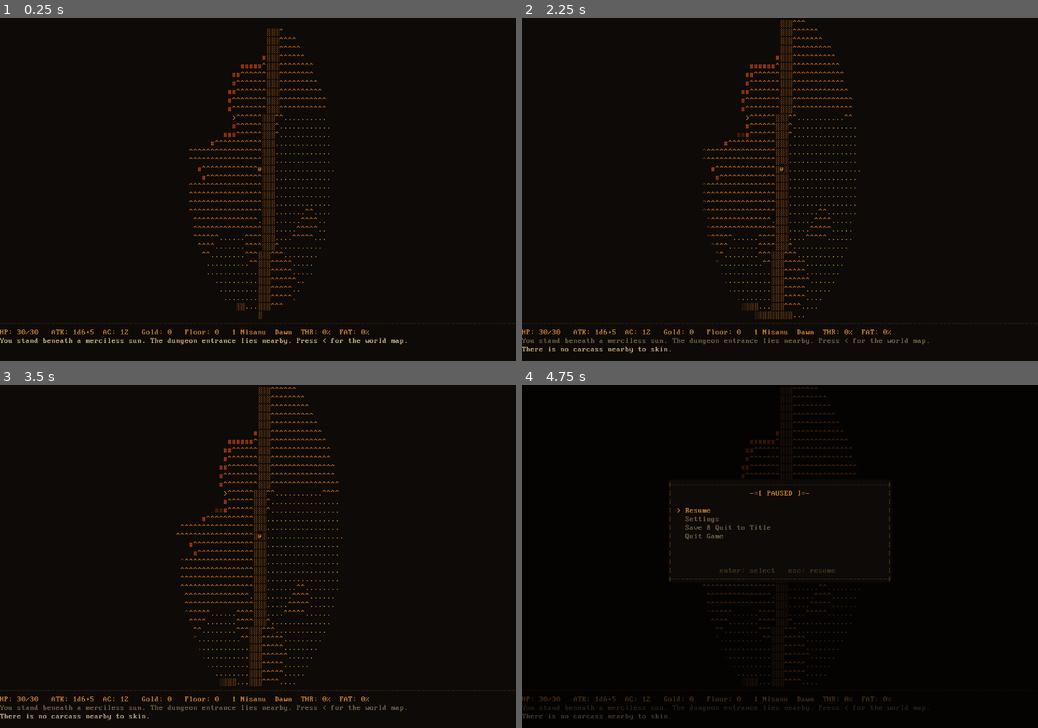
Above: before the commit, frames 1-4 (two rows, left to right).
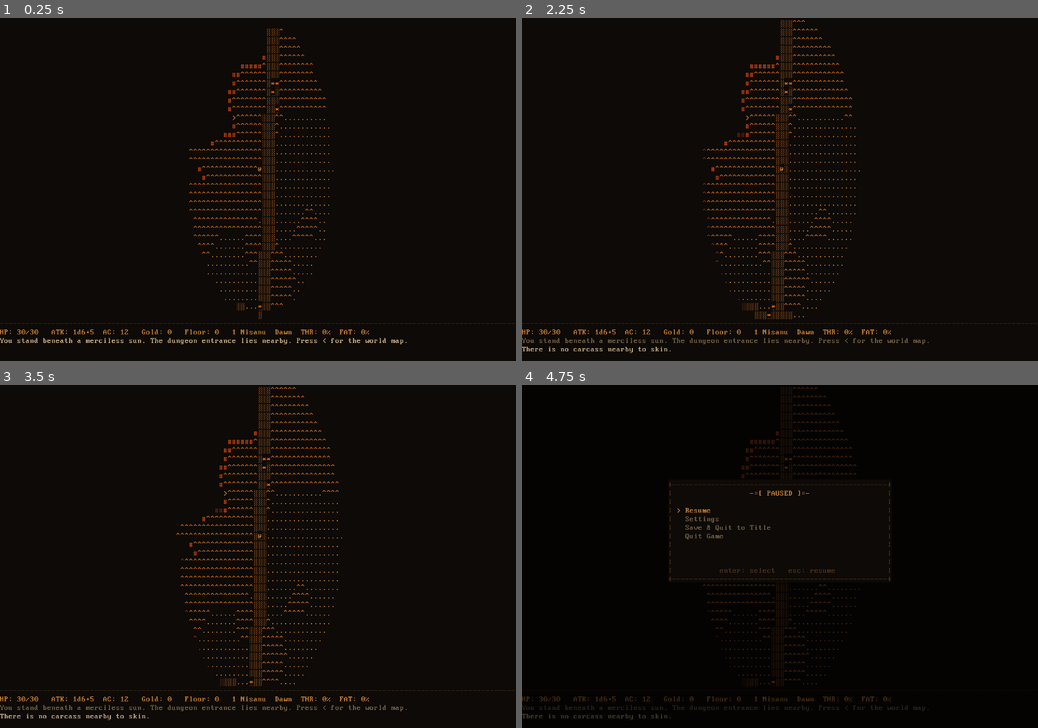
Above: after the commit, the same moments.

Repository: kpweaver/bronze-age-traders
Game: Godot game, scene res://main.tscn
Same seed, same stepped clock (60 frames per second), same inputs: the game is played once before the commit and once after it. This scene is started directly instead of the project's main scene.
Inputs:
- Up to frame 1 (0.25 s): no input
- Up to frame 2 (2.25 s): tap Enter at 0.5, 2 s; hold Right 0.53-1.28 s; tap U at 0.6 s; tap Space at 0.77, 1.25, 1.52 s; tap G at 0.8, 1.35 s; hold S 1.28-2.03 s; tap T at 1.55, 2.1 s; hold Right from 2.03 s (still down)
- Up to frame 3 (3.5 s): tap R at 2.3, 2.85 s; tap Space at 2.75, 3.02 s; release Right at 2.78 s; hold Up from 2.78 s (still down); tap U at 3.05 s
- Up to frame 4 (4.75 s): tap Enter at 3.5 s; release Up at 3.53 s; hold A from 3.53 s (still down); tap U at 3.6 s; tap Space at 3.77, 4.52 s; tap G at 3.8, 4.35 s; tap Escape at 4.15 s; tap T at 4.55 s

The runs differ from the first frame. In frame 1, less than 0.1% of the frame differs, in the area x 50-55%, y 17-85%; in frame 2, less than 0.1%, in the area x 45-53%, y 17-88%; in frame 3, less than 0.1%; in frame 4, less than 0.1%.

Commit message:
Add light sources, rename CLAUDE.md to AGENT.md (gitignored)
- Torches: equipment slot 'light', FOV=3, 5000-turn burnout; player starts with one
- Permanent braziers in village plazas, road torches every ~25 tiles
- Static light fixtures expand FOV additively when visible (compute_fov_additive)
- Status bar shows LIT: Xt; inventory shows burn remaining; u key unequips light slot
- Merchants and caravan guards sell torches (5g)
- STR modifier wired into attack to-hit and damage rolls
- All NPCs have full stat blocks (str/dex/con/int/wis/cha, base_hp, level, attack_speed)
- Rename CLAUDE.md → AGENT.md (gitignored); replace Claude-specific language with generic agent directives

Co-Authored-By: Claude Sonnet 4.6 <noreply@anthropic.com>

Diff:
--- a/content/items.gd
+++ b/content/items.gd
@@ -186,6 +186,14 @@
 		"base_value": 22, "material": "horn",
 	},
 
+	# ── Light sources  (slot: "light") ──────────────────────────────────────
+	"torch": {
+		"char": "f", "cr": 1.0, "cg": 0.65, "cb": 0.15,
+		"name": "torch", "category": 3, "slot": "light",
+		"base_value": 4, "material": "reed",
+		"light_fov": 3, "burn_turns": 5000,
+	},
+
 	# ── Weapons  (slot: "weapon") ─────────────────────────────────────────────
 	"dagger": {
 		"char": ")", "cr": 0.78, "cg": 0.72, "cb": 0.55,
--- a/content/npcs.gd
+++ b/content/npcs.gd
@@ -40,6 +40,7 @@
 			{"item_type": "olive_oil",    "qty": 3, "price": 7},
 			{"item_type": "pottery",      "qty": 4, "price": 4},
 			{"item_type": "wheat",        "qty": 6, "price": 3},
+			{"item_type": "torch",        "qty": 4, "price": 5},
 		],
 		"spawn_weight": 3,
 	},
@@ -186,6 +187,7 @@
 			{"item_type": "leather_vest", "qty": 1, "price": 18},
 			{"item_type": "leather_boots","qty": 2, "price": 9},
 			{"item_type": "leather_cap",  "qty": 1, "price": 7},
+			{"item_type": "torch",        "qty": 3, "price": 5},
 		],
 		"spawn_weight": 2,
 	},
--- a/scripts/ascii_map.gd
+++ b/scripts/ascii_map.gd
@@ -402,7 +402,7 @@
 		queue_redraw()
 		return
 
-	# w/b/f/h — unequip slot (unshifted only).
+	# w/b/f/h/l — unequip slot (unshifted only).
 	if not event.shift_pressed:
 		var unequip_slot := ""
 		match key:
@@ -410,6 +410,7 @@
 			KEY_B: unequip_slot = ItemClass.SLOT_BODY
 			KEY_F: unequip_slot = ItemClass.SLOT_FEET
 			KEY_H: unequip_slot = ItemClass.SLOT_HEAD
+			KEY_U: unequip_slot = ItemClass.SLOT_LIGHT
 		if unequip_slot != "":
 			var msg: String = _player.unequip(unequip_slot)
 			if msg != "":
@@ -779,15 +780,20 @@
 	var hp_color       := C_STATUS.lerp(Color(0.8, 0.15, 0.05), 1.0 - hp_frac)
 	var wpn     = _player.equipped.get(ItemClass.SLOT_WEAPON)
 	var wpn_str := ("  WPN: %s" % (wpn as ItemClass).name) if wpn != null else ""
+	var lit     = _player.equipped.get(ItemClass.SLOT_LIGHT)
+	var lit_str := ""
+	if lit != null:
+		var lt := lit as ItemClass
+		lit_str = "  LIT: %dt" % lt.value if lt.burn_turns > 0 else "  LIT"
 	var cal_str: String   = _world.get_calendar_string()
 	var phase_str: String = _world.get_day_phase()
 	var thr_pct: int      = int(float(_player.thirst)  / float(ActorClass.THIRST_MAX)  * 100.0)
 	var fat_pct: int      = int(float(_player.fatigue) / float(ActorClass.FATIGUE_MAX) * 100.0)
 	var thr_str: String   = ("  THR: %d%%" % thr_pct) if _floor == 0 else ""
 	var fat_str: String   = "  FAT: %d%%" % fat_pct
-	var status := "HP: %d/%d   ATK: 1d6+%d  AC: %d   Gold: %d   Floor: %d   %s  %s%s%s%s" % [
+	var status := "HP: %d/%d   ATK: 1d6+%d  AC: %d   Gold: %d   Floor: %d   %s  %s%s%s%s%s" % [
 		_player.hp, _player.max_hp, _player.power + _player.total_attack_bonus,
-		_player.ac, _player.gold, _floor, cal_str, phase_str, thr_str, fat_str, wpn_str
+		_player.ac, _player.gold, _floor, cal_str, phase_str, thr_str, fat_str, wpn_str, lit_str
 	]
 	_puts(0, STATUS_ROW, status, hp_color)
 
@@ -894,6 +900,7 @@
 		[ItemClass.SLOT_BODY,   "b) BODY  "],
 		[ItemClass.SLOT_FEET,   "f) FEET  "],
 		[ItemClass.SLOT_HEAD,   "h) HEAD  "],
+		[ItemClass.SLOT_LIGHT,  "u) LIGHT "],
 	]
 	for si in range(slot_rows.size()):
 		var sdata: Array  = slot_rows[si]
@@ -905,12 +912,14 @@
 			var bonus_str := ""
 			if eq_item.attack_bonus  > 0: bonus_str = "  (+%d atk)" % eq_item.attack_bonus
 			if eq_item.defense_bonus > 0: bonus_str = "  (+%d def)" % eq_item.defense_bonus
+			if s_key == ItemClass.SLOT_LIGHT and eq_item.burn_turns > 0:
+				bonus_str = "  (%dt left)" % eq_item.value
 			_puts(EQUIP_X, BOX_Y + 4 + si * 2,
 				"%s: %-20s%s" % [s_lbl, eq_item.name, bonus_str], C_MSG_RECENT)
 		else:
 			_puts(EQUIP_X, BOX_Y + 4 + si * 2, "%s: -" % s_lbl, C_MSG_OLD)
 
-	var hint := "[a-t] use / equip / read   [w/b/f/h] unequip   [Esc] close"
+	var hint := "[a-t] use / equip / read   [w/b/f/h/u] unequip   [Esc] close"
 	_puts(BOX_X + ((BOX_W - hint.length()) >> 1), BOX_Y + BOX_H - 2, hint, C_DIVIDER)
 
 
@@ -1089,7 +1098,7 @@
 	r += 1
 	_puts(COL2, r, "INVENTORY", C_STATUS); r += 1
 	_help_row(COL2, r, "a-t",    "use / equip item"); r += 1
-	_help_row(COL2, r, "w/b/f/h","unequip slot");     r += 1
+	_help_row(COL2, r, "w/b/f/h/u","unequip slot");   r += 1
 	r += 1
 	_puts(COL2, r, "TRADE", C_STATUS); r += 1
 	_help_row(COL2, r, "a-z",       "buy item");  r += 1
--- a/scripts/entities/actor.gd
+++ b/scripts/entities/actor.gd
@@ -61,6 +61,7 @@
 	"body":   null,
 	"feet":   null,
 	"head":   null,
+	"light":  null,
 }
 
 var is_alive: bool:
--- a/scripts/entities/entity.gd
+++ b/scripts/entities/entity.gd
@@ -7,7 +7,8 @@
 var color: Color
 var name: String
 var blocks_movement: bool
-var game_map  # GameMap — untyped to avoid circular dependency
+var game_map        # GameMap — untyped to avoid circular dependency
+var light_radius: int = 0  # > 0 for placed light fixtures (braziers, road torches)
 
 
 func _init(
--- a/scripts/entities/item.gd
+++ b/scripts/entities/item.gd
@@ -20,6 +20,7 @@
 const SLOT_BODY   := "body"
 const SLOT_FEET   := "feet"
 const SLOT_HEAD   := "head"
+const SLOT_LIGHT  := "light"
 
 # ---------------------------------------------------------------------------
 # Usable item types
@@ -80,6 +81,11 @@
 const TYPE_BRONZE_HELMET  := "bronze_helmet"
 
 # ---------------------------------------------------------------------------
+# Light sources  (SLOT_LIGHT)
+# ---------------------------------------------------------------------------
+const TYPE_TORCH := "torch"
+
+# ---------------------------------------------------------------------------
 # Instance fields
 # ---------------------------------------------------------------------------
 var item_type: String  = ""
@@ -95,6 +101,9 @@
 
 var attack_bonus: int  = 0   # equipment — added to attacker's damage roll
 var defense_bonus: int = 0   # equipment — added to wearer's AC
+
+var light_fov: int     = 0   # light sources — FOV radius when equipped and lit
+var burn_turns: int    = 0   # light sources — max lifetime in turns (0 = infinite)
 
 var text: String       = ""  # readable items — full text shown in the reader screen
 
@@ -113,10 +122,15 @@
 	dice_sides   = int(d.get("dice_sides", 0))
 	attack_bonus  = int(d.get("attack_bonus",  0))
 	defense_bonus = int(d.get("defense_bonus", 0))
+	light_fov     = int(d.get("light_fov",    0))
+	burn_turns    = int(d.get("burn_turns",   0))
 	text          = str(d.get("text", ""))
 	# Gold coins carry a runtime quantity — use p_value directly.
 	if category == CATEGORY_GOLD:
 		value = p_value
+	# Light sources use value as burn_remaining; restore saved value or seed from burn_turns.
+	elif slot == SLOT_LIGHT and burn_turns > 0:
+		value = p_value if p_value > 0 else burn_turns
 
 	super._init(p_pos, ch, col, nm, false)
 
--- a/scripts/game_world.gd
+++ b/scripts/game_world.gd
@@ -160,6 +160,10 @@
 	ow_map.entities.append(player)
 	map   = ow_map
 	party = [player]
+
+	# Player starts with one torch in their pack.
+	var starting_torch := ItemClass.new(player.pos, ItemClass.TYPE_TORCH, 0)
+	player.inventory.append(starting_torch)
 
 	map.compute_fov(player.pos.x, player.pos.y, overworld_fov())
 	add_msg("You stand beneath a merciless sun. The dungeon entrance lies nearby. Press < for the world map.")
@@ -189,6 +193,7 @@
 	GameState.road_chunks  = ProcgenClass.generate_roads(
 			GameState.villages, GameState.WORLD_W, GameState.WORLD_H)
 	party = [player]
+	_recompute_fov()
 	add_msg("You return to where you left off...")
 	map_changed.emit()
 
@@ -272,14 +277,47 @@
 				return
 
 
+func player_light_fov() -> int:
+	var torch = player.equipped.get(ItemClass.SLOT_LIGHT)
+	if torch == null:
+		return 0
+	var t := torch as ItemClass
+	if t.light_fov > 0 and t.value > 0:
+		return t.light_fov
+	return 0
+
+
+func _recompute_fov() -> void:
+	var base_fov: int
+	if map.map_type == GameMapClass.MAP_OVERWORLD:
+		base_fov = overworld_fov()
+	else:
+		base_fov = FOV_RADIUS
+	var fov: int = maxi(base_fov, player_light_fov())
+	map.compute_fov(player.pos.x, player.pos.y, fov)
+	# Expand FOV for any visible static light fixtures (braziers, road torches).
+	for e in map.entities:
+		if e.light_radius > 0 and map.is_in_bounds(e.pos.x, e.pos.y) \
+				and map.visible[e.pos.y][e.pos.x]:
+			map.compute_fov_additive(e.pos.x, e.pos.y, e.light_radius)
+
+
+func _tick_torch() -> void:
+	var torch = player.equipped.get(ItemClass.SLOT_LIGHT)
+	if torch == null:
+		return
+	var t := torch as ItemClass
+	if t.burn_turns > 0 and t.value > 0:
+		t.value -= 1
+		if t.value == 0:
+			add_msg("Your torch gutters and dies. Darkness closes in.")
+			player.equipped[ItemClass.SLOT_LIGHT] = null
+
+
 func end_turn() -> void:
-	var fov: int
-	if map.map_type == GameMapClass.MAP_OVERWORLD:
-		fov = overworld_fov()
-	else:
-		fov = FOV_RADIUS
-	map.compute_fov(player.pos.x, player.pos.y, fov)
+	_recompute_fov()
 	turn += 1
+	_tick_torch()
 	if depth == 0:
 		_drain_thirst()
 	_drain_fatigue()
@@ -411,7 +449,7 @@
 	player.game_map = map
 	map.entities.append(player)
 
-	map.compute_fov(player.pos.x, player.pos.y, overworld_fov())
+	_recompute_fov()
 	var arrival_v: Variant = get_village_at_chunk(chunk.x, chunk.y)
 	if arrival_v != null:
 		add_msg("You enter %s." % arrival_v.name)
@@ -530,7 +568,7 @@
 		up_stairs.game_map = map
 		map.entities.append(up_stairs)
 
-	map.compute_fov(player.pos.x, player.pos.y, FOV_RADIUS)
+	_recompute_fov()
 	add_msg("You descend to floor %d. The air grows heavier." % depth)
 	map_changed.emit()
 
@@ -573,8 +611,7 @@
 			player.game_map = map
 			map.entities.append(player)
 
-	var fov := overworld_fov() if map.map_type == GameMapClass.MAP_OVERWORLD else FOV_RADIUS
-	map.compute_fov(player.pos.x, player.pos.y, fov)
+	_recompute_fov()
 	if depth == 0:
 		add_msg("You emerge into the blinding light of the open desert.")
 	else:
--- a/scripts/map/game_map.gd
+++ b/scripts/map/game_map.gd
@@ -94,6 +94,24 @@
 				explored[ty][tx] = true
 
 
+# Like compute_fov but does NOT clear the visible array first.
+# Used to add light from static sources (braziers, road torches) on top of the
+# player's own FOV without erasing what they can already see.
+func compute_fov_additive(ox: int, oy: int, radius: int) -> void:
+	var r2 := radius * radius
+	for dy in range(-radius, radius + 1):
+		for dx in range(-radius, radius + 1):
+			if dx * dx + dy * dy > r2:
+				continue
+			var tx := ox + dx
+			var ty := oy + dy
+			if not is_in_bounds(tx, ty):
+				continue
+			if _has_los(ox, oy, tx, ty):
+				visible[ty][tx] = true
+				explored[ty][tx] = true
+
+
 # Bresenham LOS — transparent intermediate tiles only.
 # Destination is always reachable (you can see the wall that blocks you).
 func _has_los(x0: int, y0: int, x1: int, y1: int) -> bool:
--- a/scripts/map/procgen.gd
+++ b/scripts/map/procgen.gd
@@ -355,13 +355,19 @@
 				if t == GameMapClass.TILE_ROCK or t == GameMapClass.TILE_WATER:
 					map.tiles[y][x] = GameMapClass.TILE_SAND
 
+	# Deterministic per-chunk RNG for light placement.
+	var rng_lights := RandomNumberGenerator.new()
+	rng_lights.seed = world_seed ^ (world_x * 97531) ^ (world_y * 13579)
+
 	# Roads carved first so village buildings are placed around them, not over them.
 	if road_dirs.size() > 0:
 		_carve_roads(map, road_dirs, world_seed, world_x, world_y)
+		_place_road_lights(map, rng_lights)
 
 	# Village structures placed after roads; they preserve existing TILE_ROAD tiles.
 	if is_village:
 		_place_village(map, world_seed, world_x, world_y)
+		_place_village_lights(map, rng_lights)
 
 	# Wildlife skip village chunks — animals keep away from settled areas.
 	if not is_village:
@@ -825,6 +831,60 @@
 
 
 # ---------------------------------------------------------------------------
+# Light fixture placement
+# ---------------------------------------------------------------------------
+
+# Helper: create a brazier/torch Entity with light_radius set.
+static func _place_light_fixture(map, x: int, y: int, nm: String) -> void:
+	if not map.is_in_bounds(x, y):
+		return
+	# Don't stack on top of actors or other fixtures.
+	for e in map.entities:
+		if e.pos == Vector2i(x, y):
+			return
+	var fixture = EntityClass.new(Vector2i(x, y), "*", Color(1.0, 0.65, 0.10), nm, false)
+	fixture.light_radius = 3
+	fixture.game_map = map
+	map.entities.append(fixture)
+
+
+# Place braziers in the village central plaza — permanent light sources.
+static func _place_village_lights(map, rng: RandomNumberGenerator) -> void:
+	var cx: int = map.width  >> 1
+	var cy: int = map.height >> 1
+	# Four braziers in a loose square around the plaza centre.
+	var offsets: Array = [Vector2i(-4, -4), Vector2i(4, -4), Vector2i(-4, 4), Vector2i(4, 4)]
+	for off: Vector2i in offsets:
+		var px: int = cx + off.x
+		var py: int = cy + off.y
+		if map.is_in_bounds(px, py) and map.tiles[py][px] == GameMapClass.TILE_SAND:
+			_place_light_fixture(map, px, py, "brazier")
+	# One central brazier in the plaza.
+	if map.is_in_bounds(cx, cy) and map.tiles[cy][cx] != GameMapClass.TILE_WALL:
+		_place_light_fixture(map, cx, cy, "brazier")
+
+
+# Place road torches roughly every 25 tiles along TILE_ROAD tiles.
+static func _place_road_lights(map, rng: RandomNumberGenerator) -> void:
+	var step: int = 25
+	var candidates: Array = []
+	for y in range(map.height):
+		for x in range(map.width):
+			if map.tiles[y][x] == GameMapClass.TILE_ROAD:
+				# Use a grid-aligned sub-sampling to avoid crowding.
+				if (x + y) % step < 3:
+					candidates.append(Vector2i(x, y))
+	for pos: Vector2i in candidates:
+		# Stagger with small deterministic offset so torches aren't grid-aligned.
+		var ox: int = rng.randi_range(-2, 2)
+		var oy: int = rng.randi_range(-2, 2)
+		var fx: int = clampi(pos.x + ox, 1, map.width  - 2)
+		var fy: int = clampi(pos.y + oy, 1, map.height - 2)
+		if map.tiles[fy][fx] == GameMapClass.TILE_ROAD or map.tiles[fy][fx] == GameMapClass.TILE_SAND:
+			_place_light_fixture(map, fx, fy, "road torch")
+
+
+# ---------------------------------------------------------------------------
 # Wildlife spawning
 # Spawned on overworld chunks only; skipped for village chunks.
 # Each species has a biome affinity and an allowed tile list.
--- a/scripts/save_manager.gd
+++ b/scripts/save_manager.gd
@@ -146,7 +146,8 @@
 			entry["dice_count"] = e.dice_count
 			entry["dice_sides"] = e.dice_sides
 		else:
-			entry["type"] = "entity"
+			entry["type"]         = "entity"
+			entry["light_radius"] = e.light_radius
 		result.append(entry)
 	return result
 
@@ -245,6 +246,7 @@
 				game_map.entities.append(item)
 			"entity":
 				var ent = load("res://scripts/entities/entity.gd").new(pos, ed["char"], color, ed["name"], bool(ed["blocks_movement"]))
+				ent.light_radius = int(ed.get("light_radius", 0))
 				ent.game_map = game_map
 				game_map.entities.append(ent)
 
@@ -282,6 +284,7 @@
 				"entity":
 					var ent = load("res://scripts/entities/entity.gd").new(
 							pos, ed["char"], color, ed["name"], bool(ed["blocks_movement"]))
+					ent.light_radius = int(ed.get("light_radius", 0))
 					ent.game_map = stored_map
 					stored_map.entities.append(ent)
 		floors[f_int] = stored_map
@@ -324,6 +327,7 @@
 				"entity":
 					var ent = load("res://scripts/entities/entity.gd").new(
 							pos, ed["char"], color, ed["name"], bool(ed["blocks_movement"]))
+					ent.light_radius = int(ed.get("light_radius", 0))
 					ent.game_map = cmap
 					cmap.entities.append(ent)
 				"item":
Not shown, changed: primer.txt
Not shown, changed: .gitignore
Not shown, removed: CLAUDE.md
Not shown, removed: content/CLAUDE.md
